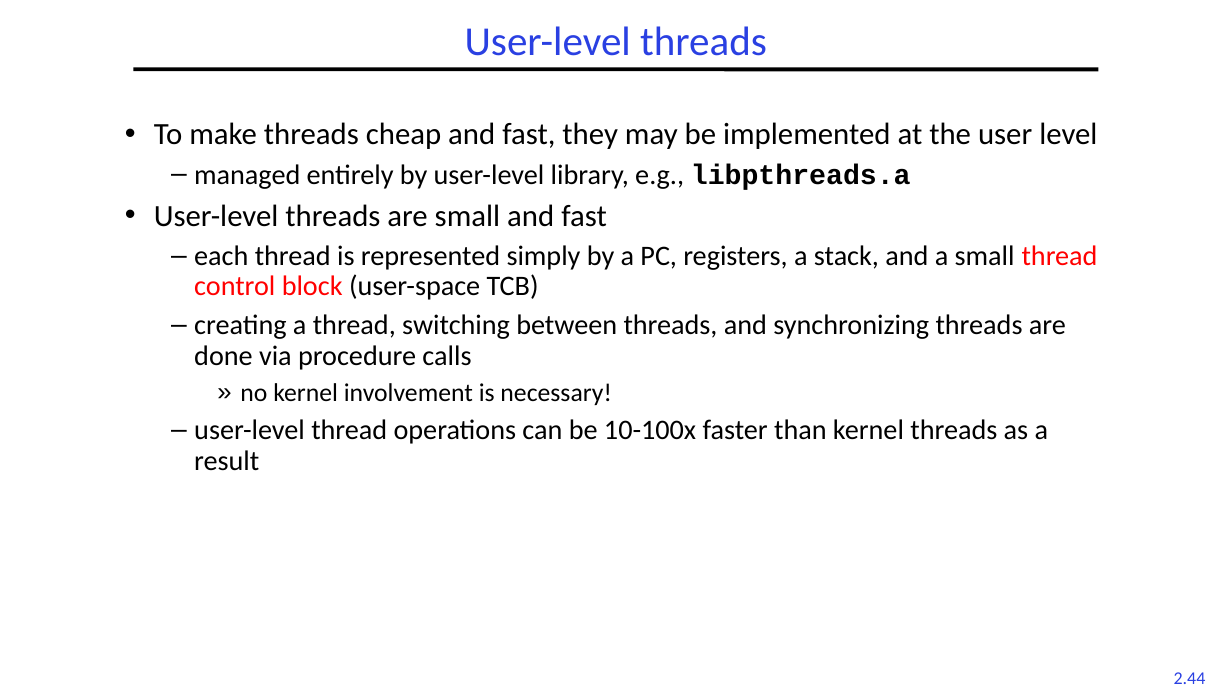
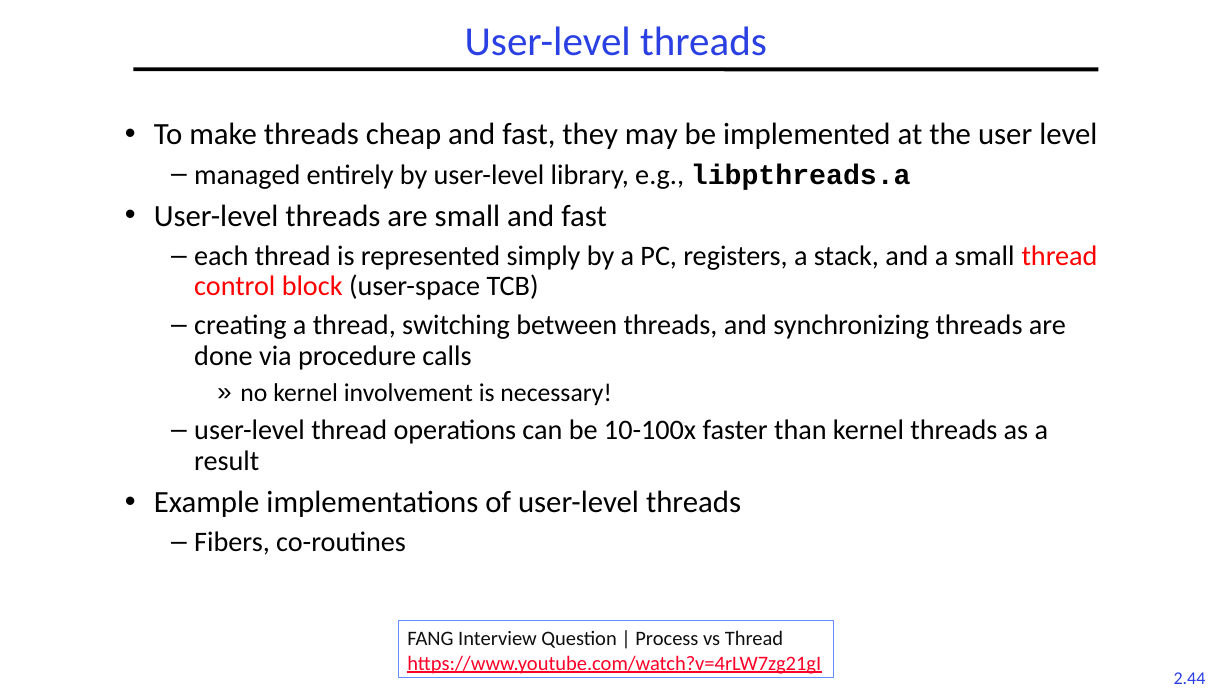
Before and after one commit to guhofstra/CSC256Fa25, a slide deck: slide 44 of PPTs/L2-Processes Threads.pptx. Drawn at 1232x693 pixels with LibreOffice and Linux fonts; fonts in the diff are those of the drawing. Boxes give left, top, right and bottom in pixels: in the first picture for what was removed or moved away, otherwise in the second. Text is boxed around its words. In the diff, an @@ line names an element or a change of style, - is before the commit and + after.

```diff
--- a/PPTs/L2-Processes Threads.pptx
+++ b/PPTs/L2-Processes Threads.pptx
@@ text at bbox=[154, 490, 741, 555]: paragraphs added @@
+• Example implementations of user-level threads
+  – Fibers, co-routines
@@ rectangle added at bbox=[398, 620, 834, 677], fill #FFFFFF, outline #618FFD 0.75 pt, 16 pt, text #FC0128, underline @@
+FANG Interview Question | Process vs Thread
+https://www.youtube.com/watch?v=4rLW7zg21gI
```
Also in this commit, not shown: 6 other slides changed, 1 slide added, 8 slides removed, 1 other file.
